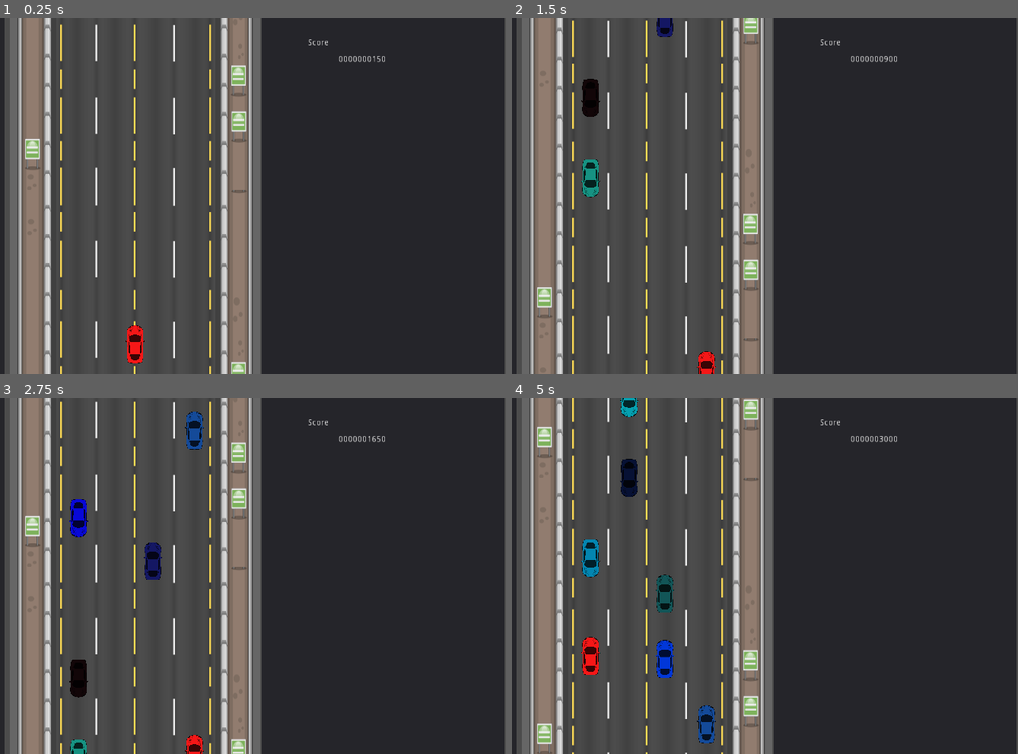
Above: before the commit, frames 1-4 (two rows, left to right).
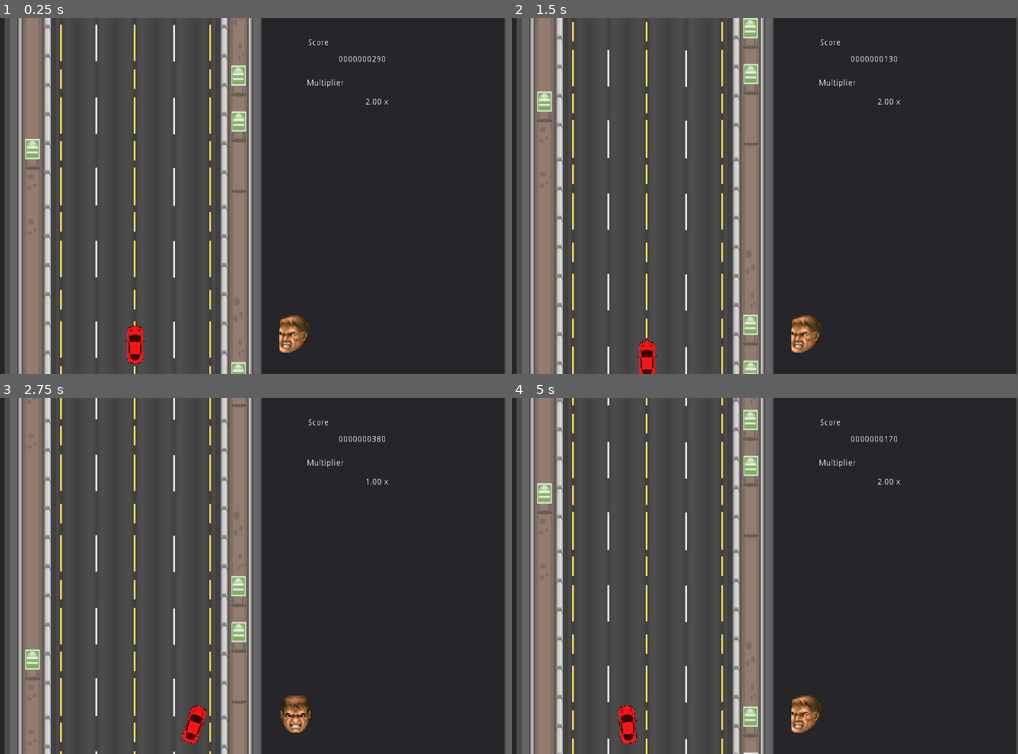
Above: after the commit, the same moments.

Repository: ironecally/RoadRacer
Game: Godot game, scene res://Scenes/scn_main.tscn
The game is run twice, just before and just after one commit, with the same random seed, the same clock (stepped at 60 frames per second) and the same inputs.
Inputs:
- Up to frame 1 (0.25 s): no input
- Up to frame 2 (1.5 s): hold Right (ui_right) 0.53-1.28 s; tap Space (ui_select) at 0.6, 0.77, 1.07, 1.35 s; hold Down (ui_down) from 1.28 s (still down)
- Up to frame 3 (2.75 s): tap Space (ui_select) at 1.52, 1.82, 2.1 s; release Down (ui_down) at 2.03 s; hold Right (ui_right) from 2.03 s (still down)
- Up to frame 4 (5 s): release Right (ui_right) at 2.78 s; hold Up (ui_up) 2.78-3.53 s; tap Space (ui_select) at 2.85, 3.02, 3.32, 3.6, 3.77, 4.07, 4.35, 4.52, 4.82 s; hold Left (ui_left) from 3.53 s (still down)

The runs differ from the first frame. In frame 1, 0.6% of the frame differs, in the area x 55-77%, y 10-95%; in frame 2, 5.2%; in frame 3, 5.5%; in frame 4, 6.2%, in the area x 4-77%, y 0-100%.

Commit message:
extra polish for the looks

Diff:
--- a/Scenes/obj_Player.tscn
+++ b/Scenes/obj_Player.tscn
@@ -9,9 +9,6 @@
 
 [node name="Player" type="Area2D"]
 script = ExtResource( 2 )
-__meta__ = {
-"_edit_group_": true
-}
 
 [node name="Sprite" type="Sprite" parent="."]
 modulate = Color( 0.964706, 0.0901961, 0.0901961, 1 )
--- a/Scenes/scn_main.tscn
+++ b/Scenes/scn_main.tscn
@@ -1,8 +1,72 @@
-[gd_scene load_steps=4 format=2]
+[gd_scene load_steps=15 format=2]
 
 [ext_resource path="res://Scenes/obj_Player.tscn" type="PackedScene" id=1]
 [ext_resource path="res://Script/GameManager.gd" type="Script" id=2]
 [ext_resource path="res://Scenes/obj_Map.tscn" type="PackedScene" id=3]
+[ext_resource path="res://asset/face_asset.png" type="Texture" id=4]
+
+[sub_resource type="AtlasTexture" id=1]
+flags = 4
+atlas = ExtResource( 4 )
+region = Rect2( 102, 122, 102, 122 )
+
+[sub_resource type="AtlasTexture" id=2]
+flags = 4
+atlas = ExtResource( 4 )
+region = Rect2( 204, 122, 102, 122 )
+
+[sub_resource type="AtlasTexture" id=3]
+flags = 4
+atlas = ExtResource( 4 )
+region = Rect2( 306, 122, 102, 122 )
+
+[sub_resource type="AtlasTexture" id=4]
+flags = 4
+atlas = ExtResource( 4 )
+region = Rect2( 102, 122, 102, 122 )
+
+[sub_resource type="AtlasTexture" id=5]
+flags = 4
+atlas = ExtResource( 4 )
+region = Rect2( 0, 0, 102, 122 )
+
+[sub_resource type="AtlasTexture" id=6]
+flags = 4
+atlas = ExtResource( 4 )
+region = Rect2( 306, 122, 102, 122 )
+
+[sub_resource type="AtlasTexture" id=7]
+flags = 4
+atlas = ExtResource( 4 )
+region = Rect2( 102, 0, 102, 122 )
+
+[sub_resource type="AtlasTexture" id=8]
+flags = 4
+atlas = ExtResource( 4 )
+region = Rect2( 204, 0, 102, 122 )
+
+[sub_resource type="AtlasTexture" id=9]
+flags = 4
+atlas = ExtResource( 4 )
+region = Rect2( 306, 0, 102, 122 )
+
+[sub_resource type="SpriteFrames" id=10]
+animations = [ {
+"frames": [ SubResource( 1 ), SubResource( 2 ), SubResource( 3 ), SubResource( 2 ) ],
+"loop": true,
+"name": "normal_lane",
+"speed": 3.0
+}, {
+"frames": [ SubResource( 4 ), SubResource( 5 ), SubResource( 6 ), SubResource( 5 ) ],
+"loop": true,
+"name": "oncoming_lane",
+"speed": 3.0
+}, {
+"frames": [ SubResource( 7 ), SubResource( 8 ), SubResource( 9 ), SubResource( 8 ) ],
+"loop": true,
+"name": "crash",
+"speed": 3.0
+} ]
 
 [node name="Root" type="Node"]
 script = ExtResource( 2 )
@@ -30,7 +94,6 @@
 position = Vector2( 500, 0 )
 
 [node name="Timer" type="Timer" parent="."]
-wait_time = 0.5
 autostart = true
 
 [node name="Control" type="Control" parent="."]
@@ -78,5 +141,33 @@
 "_edit_use_anchors_": false
 }
 
+[node name="Score_multiplier_lbl" type="Label" parent="Control/right_panel"]
+margin_left = 76.0164
+margin_top = 103.474
+margin_right = 338.017
+margin_bottom = 130.474
+text = "Multiplier"
+__meta__ = {
+"_edit_use_anchors_": false
+}
+
+[node name="Score_multiplier_val" type="Label" parent="Control/right_panel"]
+margin_left = 86.0539
+margin_top = 134.705
+margin_right = 213.054
+margin_bottom = 161.705
+text = "1.0 x"
+align = 2
+__meta__ = {
+"_edit_use_anchors_": false
+}
+
+[node name="AnimatedSprite" type="AnimatedSprite" parent="Control/right_panel"]
+position = Vector2( 56.5784, 532.509 )
+scale = Vector2( 0.520768, 0.520768 )
+frames = SubResource( 10 )
+animation = "normal_lane"
+frame = 2
+
 [connection signal="hit" from="Player" to="." method="_on_Player_hit"]
 [connection signal="timeout" from="Timer" to="." method="_on_Spawn_Cooldown"]
--- a/Script/GameManager.gd
+++ b/Script/GameManager.gd
@@ -22,13 +22,30 @@
 
 # Called every frame. 'delta' is the elapsed time since the previous frame.
 func _process(delta):
+	if(Input.is_action_just_pressed("ui_select")):
+		get_tree().paused = false
+		get_tree().reload_current_scene()
+
 	score+=10*score_multiplier
 	update_score_text(score)
+
+	# check if player is in normal / oncoming lane
+	if($Player.position.x> 400):
+		$Control/right_panel/AnimatedSprite.play("normal_lane")
+		score_multiplier = 1.0
+	elif($Player.position.x <= 400):
+		$Control/right_panel/AnimatedSprite.play("oncoming_lane")
+		score_multiplier = 2.0
+
 	pass
 
 func update_score_text(scr):
 	var score_text = "%010d" % scr
 	$Control/right_panel/Score_val.text = score_text
+
+	var score_multiplier_text = "%.2f x" % score_multiplier
+	$Control/right_panel/Score_multiplier_val.text = score_multiplier_text
+
 	pass
 
 func spawn_car():
@@ -37,7 +54,7 @@
 	var i = rng.randi_range(0,spawner.size()-1)
 	if i <=1:
 		car_spawned.get_node("Sprite").flip_h = true
-		car_spawned.speed = 270
+		car_spawned.speed = 400
 	spawner[i].add_child(car_spawned)
 	pass
 
@@ -48,5 +65,6 @@
 
 func _on_Player_hit():
 	print("player hit!")
+	$Control/right_panel/AnimatedSprite.play("crash")
 	get_tree().paused = true
 	pass # Replace with function body.
--- a/Script/Player_script.gd
+++ b/Script/Player_script.gd
@@ -41,11 +41,9 @@
 
 	#simple animation (rotate the car a little when left/right button is pressed)
 	if(Input.is_action_pressed("ui_left")):
-		if (position.x - speed > left_border):
-			$Sprite.rotation_degrees -=1.0
+			$Sprite.rotation_degrees -=0.5
 	if(Input.is_action_pressed("ui_right")):
-		if (position.x + speed < right_border):
-			$Sprite.rotation_degrees +=1.0
+			$Sprite.rotation_degrees +=0.5
 	if(Input.is_action_just_released("ui_left") || Input.is_action_just_released("ui_right")):
 		$Sprite.rotation_degrees = -90
 	pass
Binary file added: asset/face_asset.png
Not shown, added: asset/face_asset.png.import
